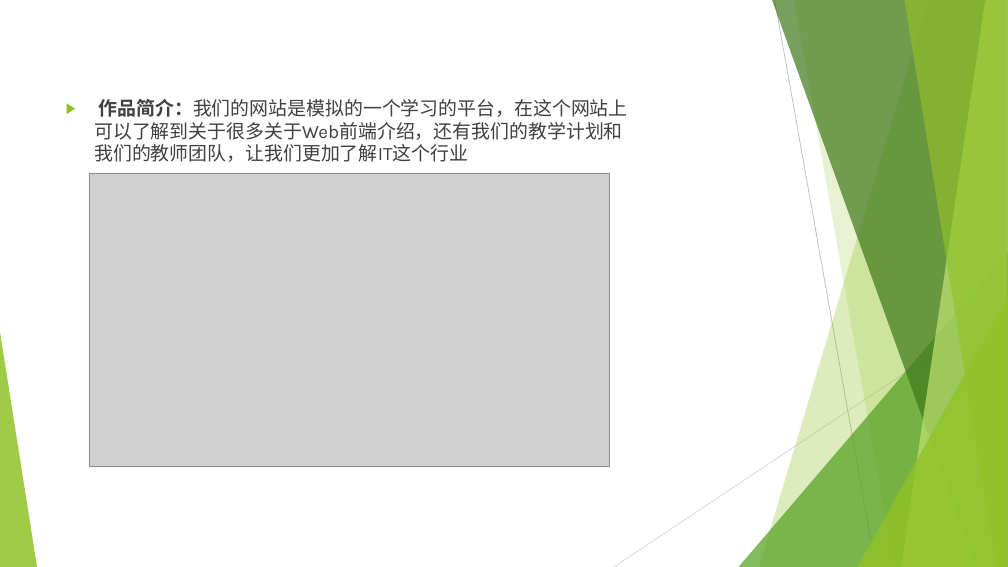
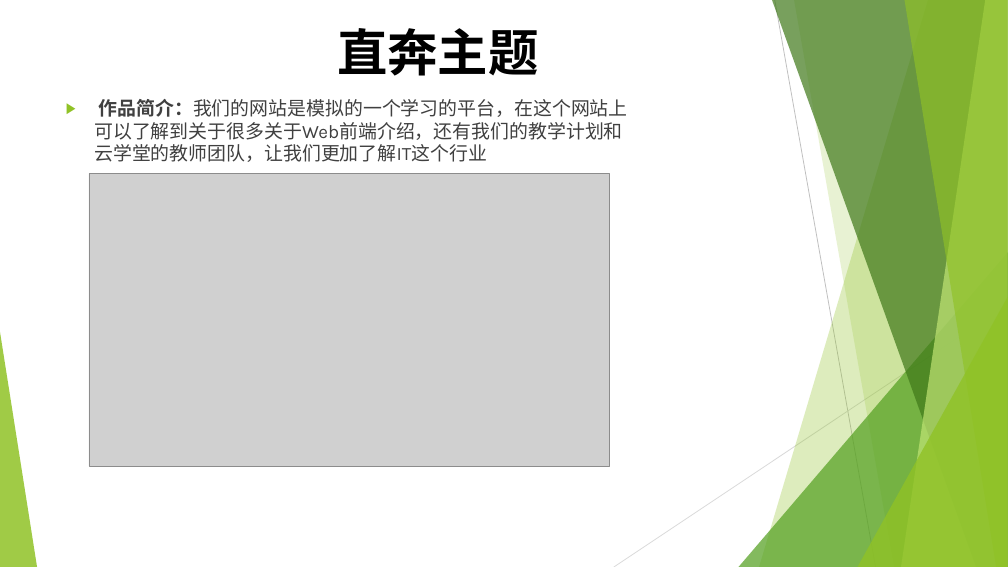
Before and after one commit to zhubaile/happy, a slide deck: slide 2 of 1201.pptx. Drawn at 1008x567 pixels with LibreOffice and Linux fonts; fonts in the diff are those of the drawing; grey boxes stand for pictures. Boxes give left, top, right and bottom in pixels: in the first picture for what was removed or moved away, otherwise in the second. Text is boxed around its words. In the diff, an @@ line names an element or a change of style, - is before the commit and + after.

Commit message:
ppt

```diff
--- a/1201.pptx
+++ b/1201.pptx
@@ text added at <box>337,28,539,76</box>, 48 pt, text #000000, bold @@
+直奔主题
@@ text at <box>94,99,628,162</box>: text changed @@
-▶ 作品简介：我们的网站是模拟的一个学习的平台，在这个网站上可以了解到关于很多关于Web前端介绍，还有我们的教学计划和我们的教师团队，让我们更加了解IT这个行业
+▶ 作品简介：我们的网站是模拟的一个学习的平台，在这个网站上可以了解到关于很多关于Web前端介绍，还有我们的教学计划和云学堂的教师团队，让我们更加了解IT这个行业
```
Also in this commit, not shown: 1 other slide changed, 3 slides added, 3 slides removed.
